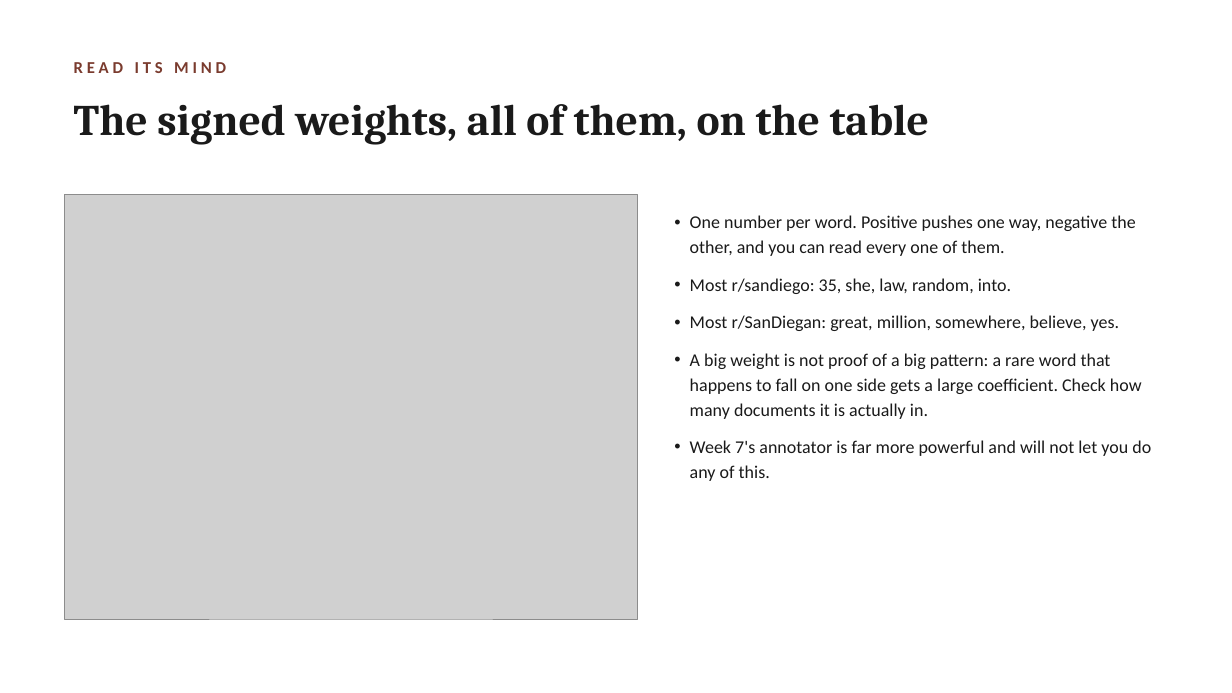
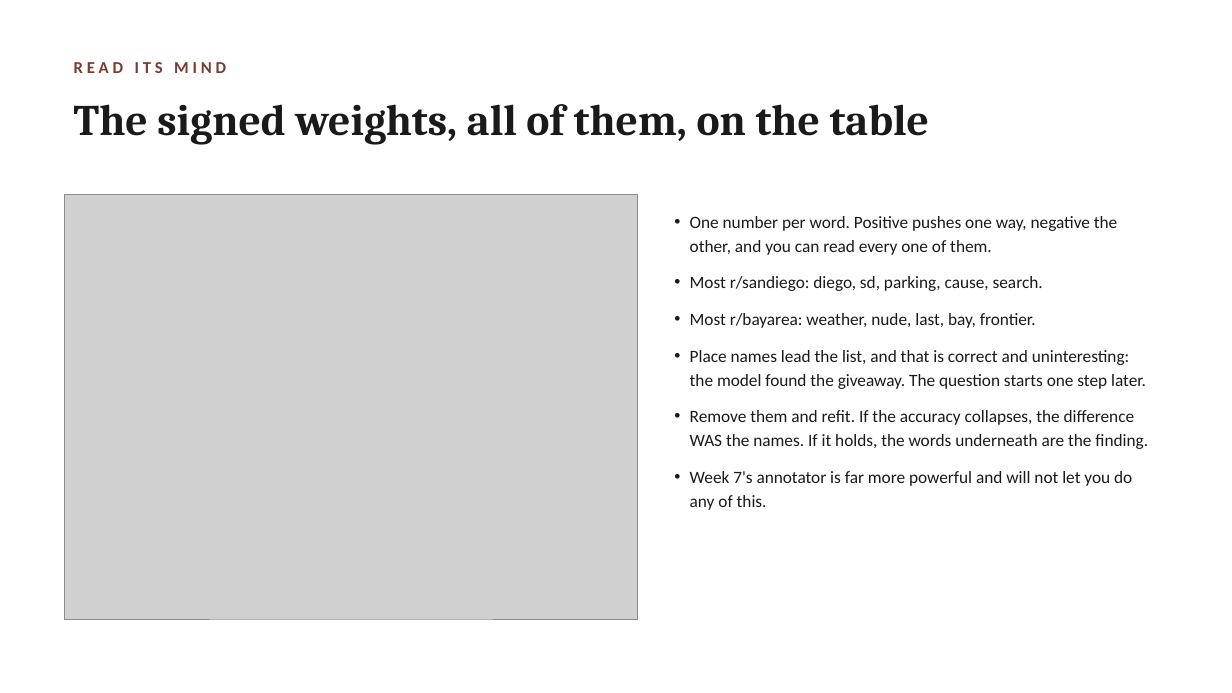
Before and after one commit to lucianli123/culture-as-data-2026, a slide deck: slide 13 of slides/week-03-lecture-draft.pptx. Drawn at 1232x693 pixels with LibreOffice and Linux fonts; fonts in the diff are those of the drawing; grey boxes stand for pictures. Boxes give left, top, right and bottom in pixels: in the first picture for what was removed or moved away, otherwise in the second. Text is boxed around its words. In the diff, an @@ line names an element or a change of style, - is before the commit and + after.

```diff
--- a/slides/week-03-lecture-draft.pptx
+++ b/slides/week-03-lecture-draft.pptx
@@ text at (690,216,1132,510): size 14 to 13.5 pt in "One number per word. Positive pushes one ...", "Week 7's annotator is far more powerful ..." @@
@@ text at (690,276,1148,449): text changed; size 14 to 13.5 pt @@
-• Most r/sandiego: 35, she, law, random, into.
-• Most r/SanDiegan: great, million, somewhere, believe, yes.
-• A big weight is not proof of a big pattern: a rare word that happens to fall on one side gets a large coefficient. Check how many documents it is actually in.
+• Most r/sandiego: diego, sd, parking, cause, search.
+• Most r/bayarea: weather, nude, last, bay, frontier.
+• Place names lead the list, and that is correct and uninteresting: the model found the giveaway. The question starts one step later.
+• Remove them and refit. If the accuracy collapses, the difference WAS the names. If it holds, the words underneath are the finding.
```
Also in this commit, not shown: 6 other slides changed, 14 other files.
